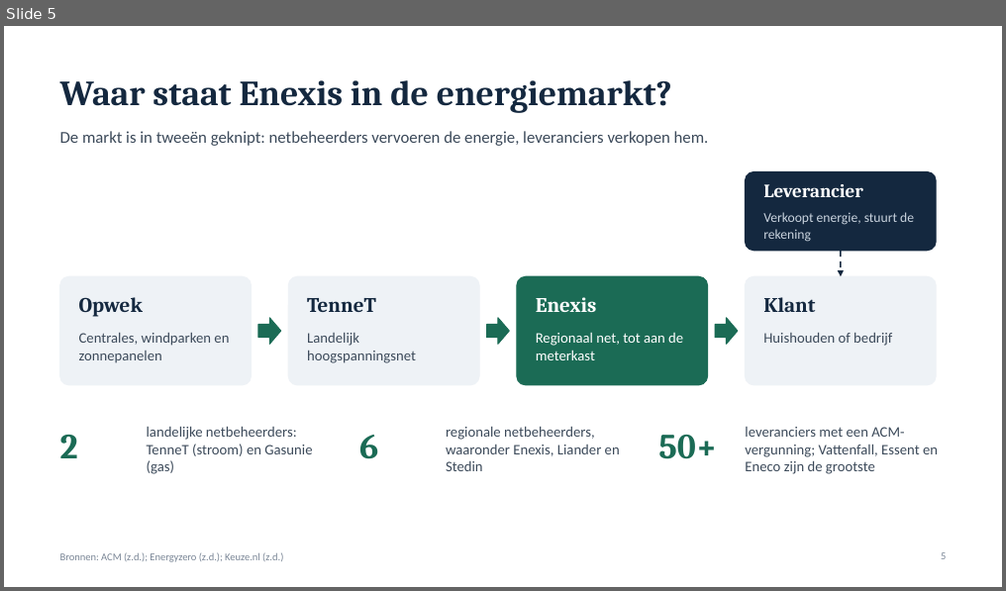
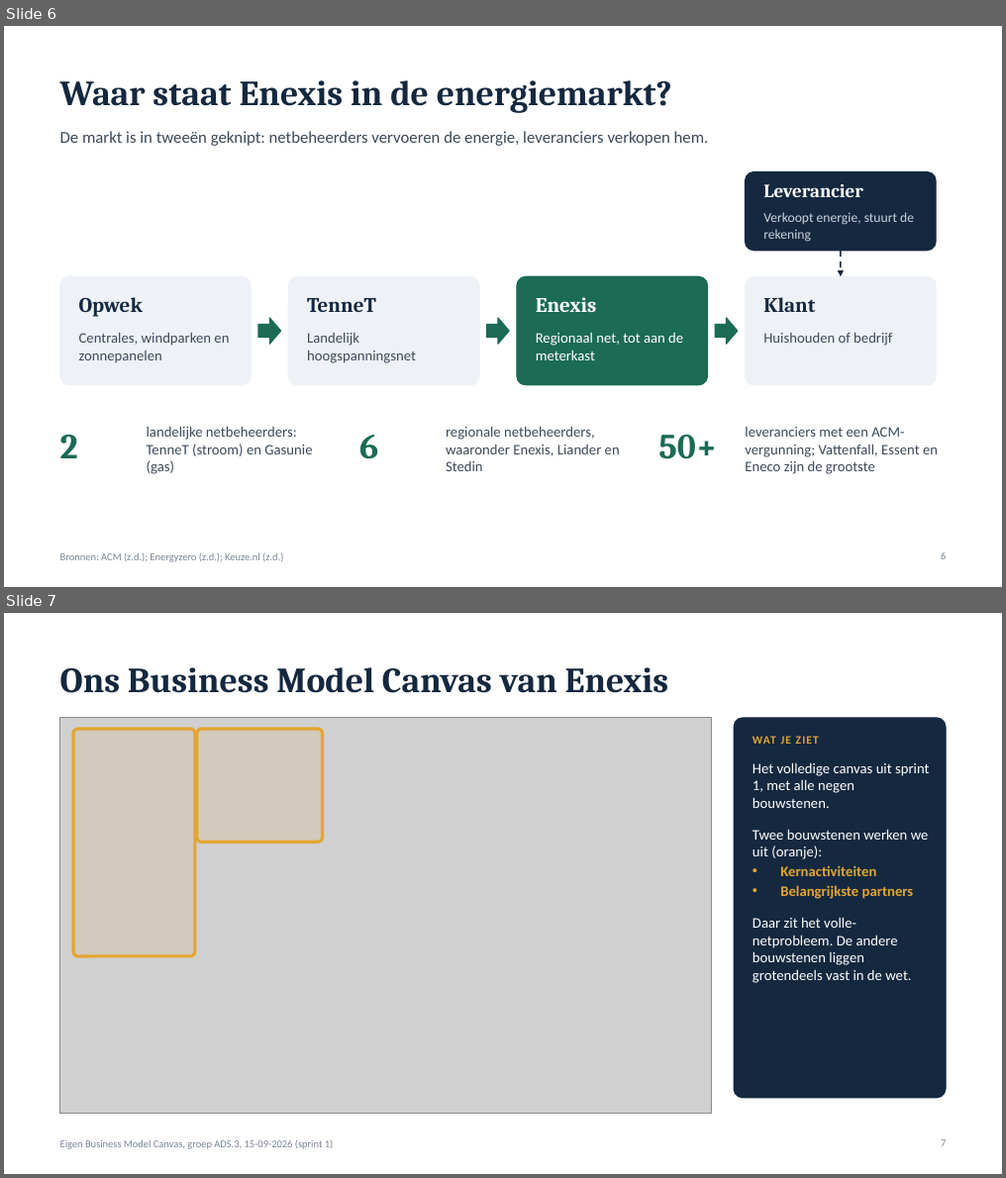
Before and after one commit to FreeWRATH/-betterfish, a slide deck: datalab-sprint2/Datalab1_Presentatie_Sprint1en2_Enexis.pptx. Shown one above the other, each under a label of ours: slide 5 before the commit, slides 6 and 7 after it. The pictures are 1006x591 and 1006x1178 pixels, drawn with LibreOffice and Linux fonts; fonts in the diff are those of the drawing; grey boxes stand for pictures. Boxes give left, top, right and bottom in pixels: in the first picture for what was removed or moved away, otherwise in the second. Text is boxed around its words. In the diff, an @@ line names an element or a change of style, - is before the commit and + after.

```diff
--- a/datalab-sprint2/Datalab1_Presentatie_Sprint1en2_Enexis.pptx
+++ b/datalab-sprint2/Datalab1_Presentatie_Sprint1en2_Enexis.pptx
@@ slide 7 added at <box>4,613,1002,1174</box>, background #FFFFFF @@
@@ title added at <box>60,667,669,693</box>, 34 pt, text #14283F, bold @@
+Ons Business Model Canvas van Enexis
@@ picture added at <box>60,718,712,1114</box> @@
@@ rounded rectangle added at <box>73,729,195,957</box>, fill #E3A532 at 12% opacity, outline #E3A532 3 pt @@
@@ rounded rectangle added at <box>197,729,323,842</box>, fill #E3A532 at 12% opacity, outline #E3A532 3 pt @@
@@ rounded rectangle added at <box>734,718,945,1098</box>, fill #14283F, outline #14283F 1 pt @@
@@ text added at <box>752,736,819,744</box>, 11 pt, text #E3A532, bold @@
+WAT JE ZIET
@@ text added at <box>752,762,930,983</box>, 14 pt, text #FFFFFF @@
+Het volledige canvas uit sprint 1, met alle negen bouwstenen.
+Twee bouwstenen werken we uit (oranje):
+• Kernactiviteiten
+• Belangrijkste partners
+Daar zit het volle-netprobleem. De andere bouwstenen liggen grotendeels vast in de wet.
@@ text added at <box>60,1141,333,1150</box>, 10 pt, text #7A8696 @@
+Eigen Business Model Canvas, groep ADS.3, 15-09-2026 (sprint 1)
@@ page number added at <box>941,1140,945,1147</box>, 10 pt, text #7A8696 @@
+7
@@ what was slide 5 is now slide 6 @@
```
Also in this commit, not shown: 4 slides changed, 1 other slide added, 2 other files.
